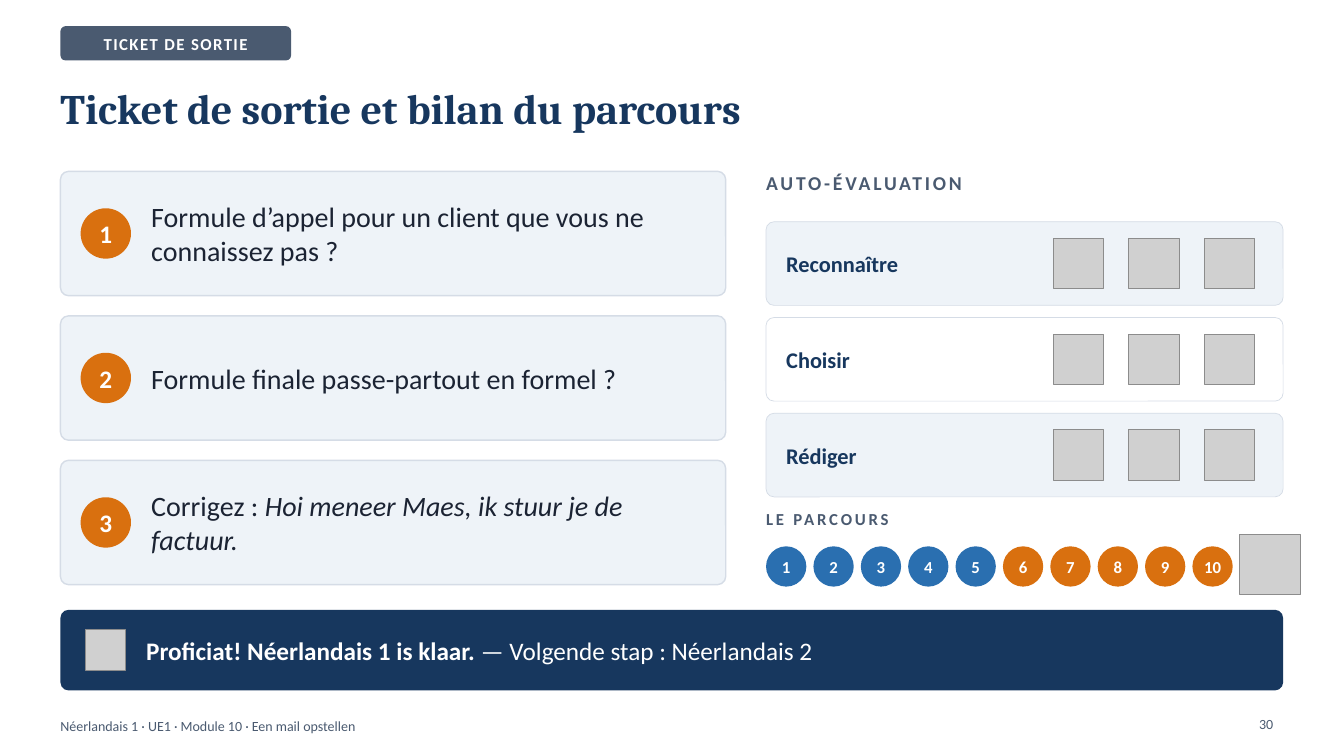
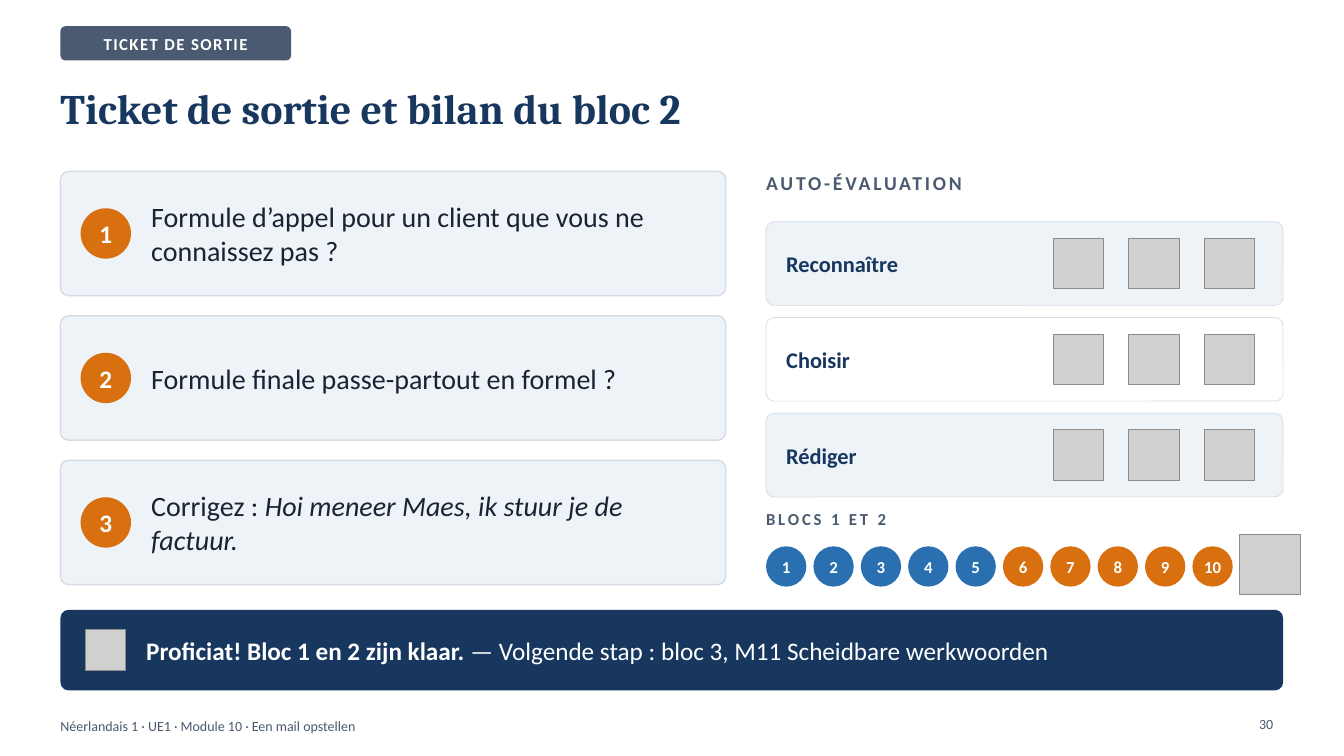
Before and after one commit to ajouniaux/talenleren, a slide deck: slide 30 of neerlandais1/powerpoints/Module_10_Een_mail_opstellen.pptx. Drawn at 1344x756 pixels with LibreOffice and Linux fonts; fonts in the diff are those of the drawing; grey boxes stand for pictures. Boxes give left, top, right and bottom in pixels: in the first picture for what was removed or moved away, otherwise in the second. Text is boxed around its words. In the diff, an @@ line names an element or a change of style, - is before the commit and + after.

```diff
--- a/neerlandais1/powerpoints/Module_10_Een_mail_opstellen.pptx
+++ b/neerlandais1/powerpoints/Module_10_Een_mail_opstellen.pptx
@@ title at box(60, 94, 680, 125): text changed @@
-Ticket de sortie et bilan du parcours
+Ticket de sortie et bilan du bloc 2
@@ text at box(766, 514, 886, 525): text changed @@
-LE PARCOURS
+BLOCS 1 ET 2
@@ text at box(146, 642, 1048, 665): text changed; bold off @@
-Proficiat! Néerlandais 1 is klaar. — Volgende stap : Néerlandais 2
+Proficiat! Bloc 1 en 2 zijn klaar. — Volgende stap : bloc 3, M11 Scheidbare werkwoorden
```
Also in this commit, not shown: 1 other slide changed, 18 other files.
